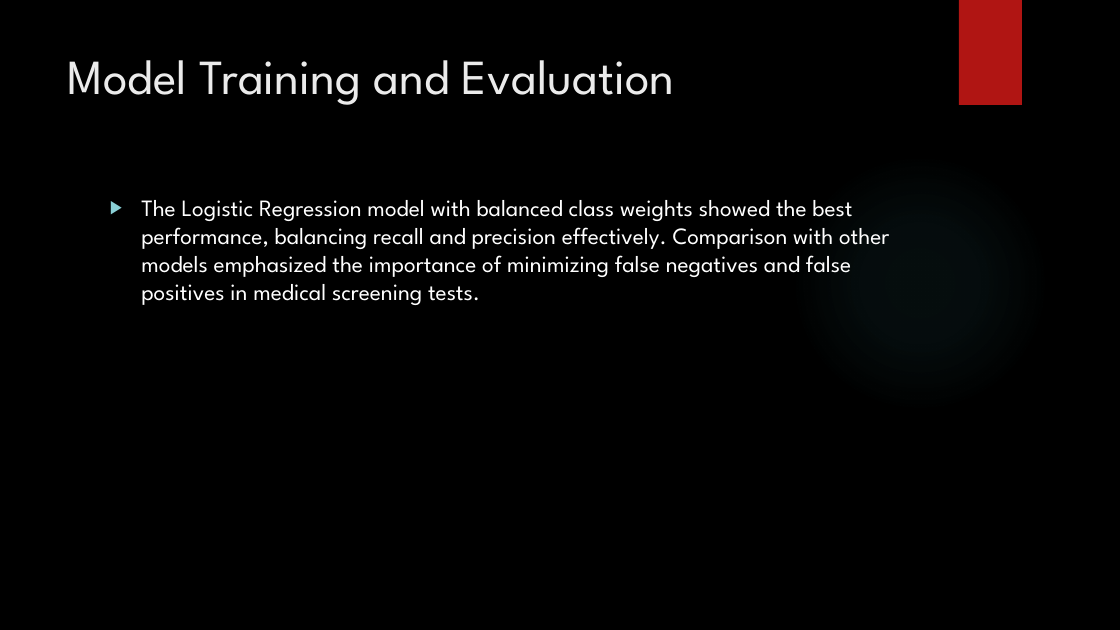
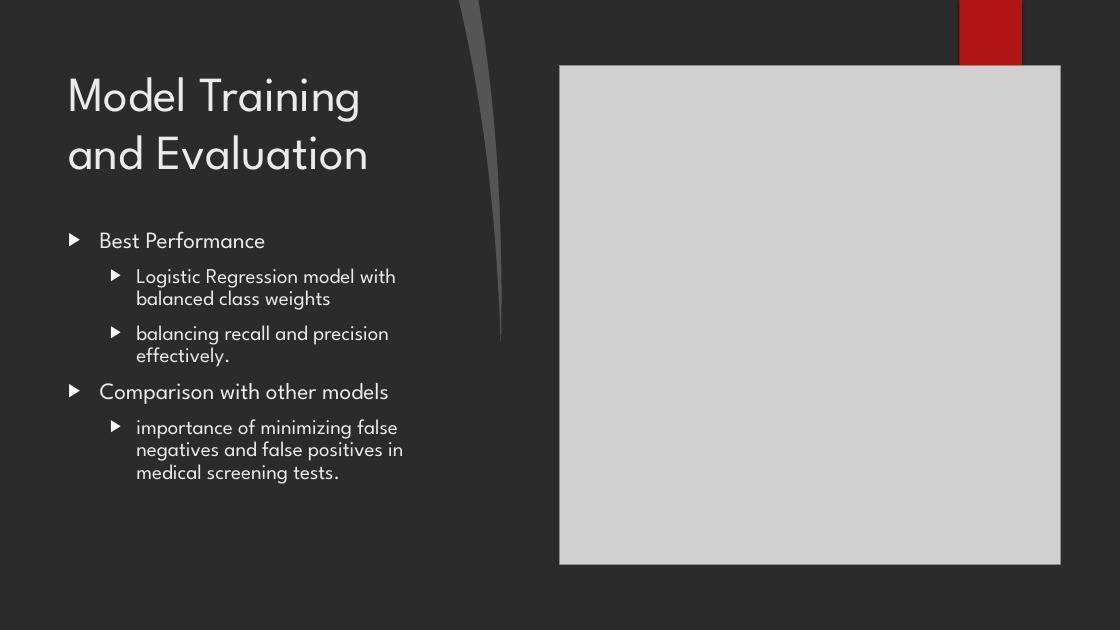
Before and after one commit to airenare/Heart-Disease-Risk-Prediction, a slide deck: slide 20 of reports/Capstone 2 - Keynotes.pptx (slide 14 before the commit). Drawn at 1120x630 pixels with LibreOffice and Linux fonts; fonts in the diff are those of the drawing; grey boxes stand for pictures; background and template pictures are left out; a plain dark background stands for a picture behind light text. Boxes give left, top, right and bottom in pixels: in the first picture for what was removed or moved away, otherwise in the second. Text is boxed around its words. In the diff, an @@ line names an element or a change of style, - is before the commit and + after.

Commit message:
Powerpoint complete

```diff
--- a/reports/Capstone 2 - Keynotes.pptx
+++ b/reports/Capstone 2 - Keynotes.pptx
@@ freeform shape added at [459, 0, 510, 341], fill #FFFFFF at 20% opacity @@
@@ freeform shape added at [478, 0, 1120, 630], fill #FFFFFF @@
@@ rectangle added at [960, 0, 1023, 105], fill #B01513 @@
@@ title "Model Training and Evaluation" rewrapped from [68, 60, 675, 105] to [68, 77, 369, 170] @@
@@ picture added at [560, 66, 1060, 565] @@
@@ ellipse removed at [791, 154, 1049, 413] @@
@@ text at [100, 231, 403, 484]: text changed; size 20 to 18 pt; text colour #FFFFFF to #EBEBEB @@
-▶ The Logistic Regression model with balanced class weights showed the best performance, balancing recall and precision effectively. Comparison with other models emphasized the importance of minimizing false negatives and false positives in medical screening tests.
+▶ Best Performance
+  ▶ Logistic Regression model with balanced class weights
+  ▶ balancing recall and precision effectively.
+▶ Comparison with other models
+  ▶ importance of minimizing false negatives and false positives in medical screening tests.
```
Also in this commit, not shown: 5 other slides changed, 6 slides added, 2 other files.
